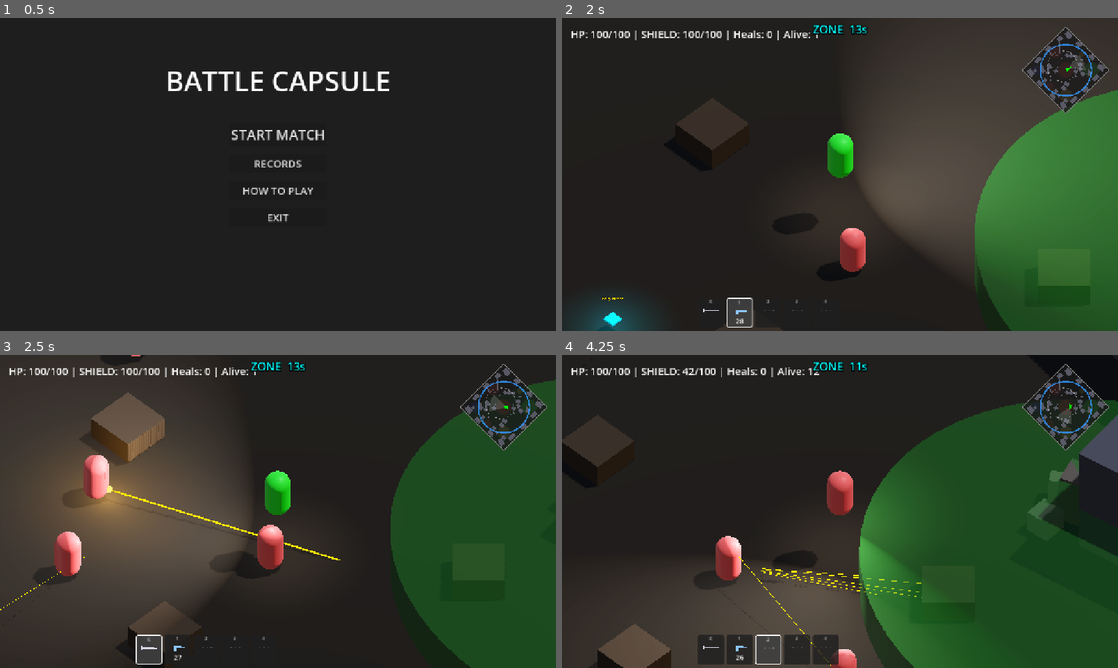
Above: before the commit, frames 1-4 (two rows, left to right).
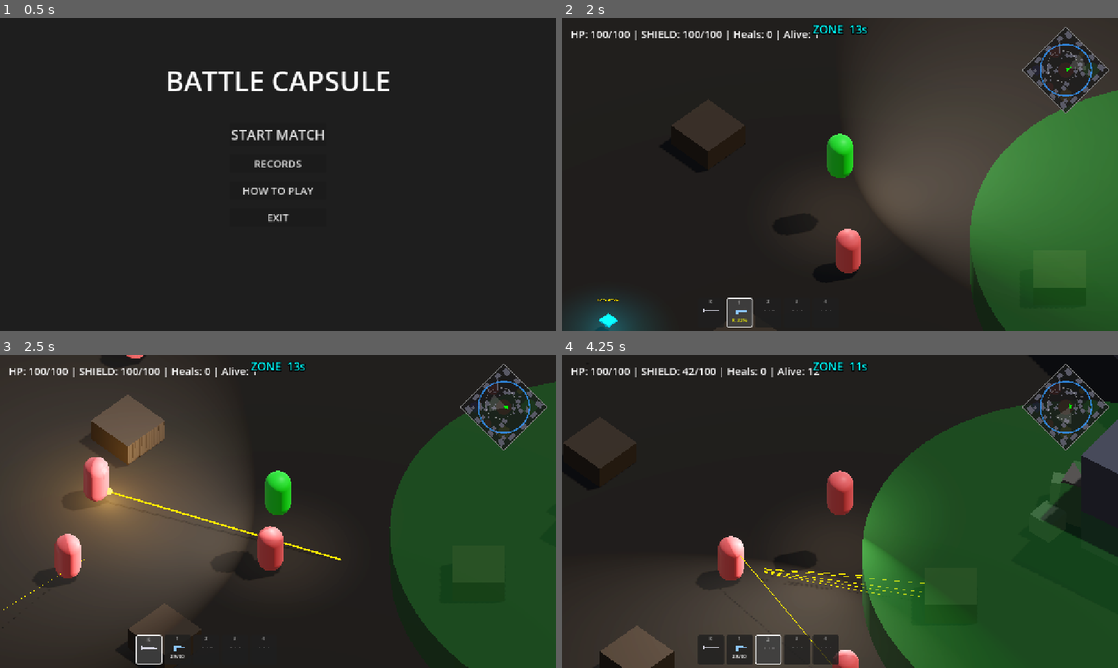
Above: after the commit, the same moments.

Repository: Kyulhee/battle-capsule
Game: Godot game, scene res://src/Main.tscn
Same seed, same stepped clock (60 frames per second), same inputs: the game is played once before the commit and once after it.
Inputs (mouse positions are in pixels of both pictures, inside the frame that each line leads up to):
- Up to frame 1 (0.5 s): no input
- Up to frame 2 (2 s): click "START MATCH" at 0.5 s; tap Enter at 1.25 s; move the mouse to (962, 158) at 1.27 s; press the mouse at (962, 158) at 1.28 s; hold D (ui_right) from 1.28 s (still down); tap Space at 1.52 s; tap R at 1.55 s
- Up to frame 3 (2.5 s): move the mouse to (166, 527) at 2.02 s; release D (ui_right) at 2.03 s; release the mouse at (166, 527) at 2.03 s; hold S (ui_down) from 2.03 s (still down); tap R at 2.1 s; click (166, 527) at 2.17 s; tap Space at 2.27 s; tap 0 at 2.3 s
- Up to frame 4 (4.25 s): move the mouse to (895, 442) at 2.77 s; release S (ui_down) at 2.78 s; hold D (ui_right) 2.78-3.53 s; tap 0 at 2.85 s; click (895, 442) at 2.92 s; tap 1 at 3.05, 3.6 s; move the mouse to (812, 574) at 3.52 s; hold W (ui_up) from 3.53 s (still down); click (812, 574) at 3.67 s; tap Space at 3.77 s; tap 2 at 3.8 s

Frame 1 is identical in both runs. In frame 2, 1.4% of the frame differs, in the area x 6-100%, y 11-100%; in frame 3, 1.2%; in frame 4, 2.0%, in the area x 1-100%, y 14-100%.

Commit message:
fix: v0.3.1 — no duplicate weapons, reload system, ammo/max HUD
- Block picking up a weapon type already in inventory (pickup stays on ground)
- R key reloads current slot; blocked while reloading; cancels on slot switch
- Per-weapon reload times: pistol 1.3s / AR 1.8s / shotgun 2.2s / railgun 3.0s
- Reload progress shown as "R 45%" in slot HUD (yellow, per-frame update)
- Ammo label now shows current/max (e.g. 30/60); yellow at ≤25%, red at 0
- Reload click sound (procedural two-pulse)

Co-Authored-By: Claude Sonnet 4.6 <noreply@anthropic.com>

Diff:
--- a/src/core/SoundManager.gd
+++ b/src/core/SoundManager.gd
@@ -61,6 +61,7 @@
 		"footstep":     return _noise_burst(0.030, 40.0, 0.14)
 		# Zone warning: double-beep alarm
 		"melee":        return _noise_burst(0.040, 15.0, 0.30)
+		"reload":       return _reload_sound()
 		"zone_warning": return _alarm_beep()
 	return null
 
@@ -146,6 +147,24 @@
 		if phase > 1.0: phase -= 1.0
 	return _build_wav(buf, rate)
 
+func _reload_sound() -> AudioStreamWAV:
+	var rate   = 44100
+	var duration = 0.28
+	var count  = int(rate * duration)
+	var buf    = PackedByteArray()
+	buf.resize(count * 2)
+	var rng = RandomNumberGenerator.new()
+	rng.seed = 99137
+	for i in range(count):
+		var t = float(i) / float(count)
+		var in_c1 = t < 0.06
+		var in_c2 = t >= 0.14 and t < 0.22
+		var env = 0.0
+		if in_c1: env = exp(-t * 90.0)
+		elif in_c2: env = exp(-(t - 0.14) * 70.0)
+		buf.encode_s16(i * 2, int(rng.randf_range(-1.0, 1.0) * 32767.0 * env * 0.45))
+	return _build_wav(buf, rate)
+
 func _build_wav(buf: PackedByteArray, rate: int) -> AudioStreamWAV:
 	var s        = AudioStreamWAV.new()
 	s.format     = AudioStreamWAV.FORMAT_16_BITS
--- a/src/entities/pickup/Pickup.gd
+++ b/src/entities/pickup/Pickup.gd
@@ -96,7 +96,8 @@
 		ItemData.Type.WEAPON:
 			if item.weapon_stats:
 				if collector.has_method("receive_weapon"):
-					collector.receive_weapon(item.weapon_stats)
+					if not collector.receive_weapon(item.weapon_stats):
+						return false  # duplicate weapon type — leave on ground
 				else:
 					# Bot fallback: direct stats copy
 					collector.stats.weapon_type   = item.weapon_stats.weapon_type
--- a/src/entities/player/Player.gd
+++ b/src/entities/player/Player.gd
@@ -33,6 +33,8 @@
 var weapon_slots: Array = [null, null, null, null, null]  # [0]=knife placeholder, [1-4]=StatsData
 var slot_ammo: Array = [0, 0, 0, 0, 0]
 var active_slot: int = 0
+var reload_timer: float = 0.0
+var reload_total_time: float = 0.0
 
 var slot_panels: Array = []
 var slot_icon_rects: Array = []
@@ -100,7 +102,7 @@
 
 		var ammo_lbl = Label.new()
 		ammo_lbl.horizontal_alignment = HORIZONTAL_ALIGNMENT_CENTER
-		ammo_lbl.add_theme_font_size_override("font_size", 15)
+		ammo_lbl.add_theme_font_size_override("font_size", 12)
 		vbox.add_child(ammo_lbl)
 		slot_ammo_labels.append(ammo_lbl)
 
@@ -126,6 +128,7 @@
 			KEY_2: switch_to_slot(2)
 			KEY_3: switch_to_slot(3)
 			KEY_4: switch_to_slot(4)
+			KEY_R: _start_reload()
 
 func reveal(duration: float = 2.0):
 	super.reveal(duration)
@@ -150,6 +153,10 @@
 func _physics_process(delta):
 	if is_dead: return
 	if fire_cooldown > 0: fire_cooldown -= delta
+	if reload_timer > 0:
+		reload_timer -= delta
+		if reload_timer <= 0:
+			_finish_reload()
 	handle_aiming(delta)
 	var effective_speed = stats.move_speed * (0.45 if is_crouching else 1.0)
 
@@ -184,7 +191,7 @@
 
 	# Fire / melee
 	if Input.is_action_pressed("click") or Input.is_mouse_button_pressed(MOUSE_BUTTON_LEFT):
-		if fire_cooldown <= 0:
+		if fire_cooldown <= 0 and reload_timer <= 0:
 			if active_slot == 0:
 				_melee_attack()
 			else:
@@ -243,6 +250,12 @@
 			zone_timer_label.text = "ZONE  %ds" % int(max(0, t))
 			zone_timer_label.modulate = Color.CYAN if t > 10.0 else Color.YELLOW
 
+	# Reload HUD progress (per-frame update)
+	if reload_timer > 0 and not slot_ammo_labels.is_empty() and active_slot > 0 and reload_total_time > 0:
+		var pct = int((1.0 - reload_timer / reload_total_time) * 100)
+		slot_ammo_labels[active_slot].text = "R %d%%" % pct
+		slot_ammo_labels[active_slot].modulate = Color.YELLOW
+
 	# Kill feed decay
 	var i = kill_feed_entries.size() - 1
 	while i >= 0:
@@ -299,6 +312,7 @@
 
 func switch_to_slot(slot: int):
 	if slot < 0 or slot > 4: return
+	reload_timer = 0.0
 	active_slot = slot
 	if slot >= 1:
 		var wdata = weapon_slots[slot]
@@ -312,6 +326,10 @@
 	_refresh_slot_hud()
 
 func receive_weapon(wstats: StatsData) -> bool:
+	# Reject duplicate weapon type
+	for i in range(1, 5):
+		if weapon_slots[i] != null and weapon_slots[i].weapon_type == wstats.weapon_type:
+			return false
 	# Fill first empty slot 1-4
 	for i in range(1, 5):
 		if weapon_slots[i] == null:
@@ -348,6 +366,32 @@
 	if active_slot >= 1:
 		stats.current_ammo = slot_ammo[active_slot]
 
+func _start_reload():
+	if active_slot == 0: return
+	var wdata = weapon_slots[active_slot]
+	if not wdata: return
+	if slot_ammo[active_slot] >= wdata.max_ammo: return
+	if reload_timer > 0: return
+	reload_total_time = _get_reload_time()
+	reload_timer = reload_total_time
+	if Sfx: Sfx.play("reload")
+
+func _finish_reload():
+	var wdata = weapon_slots[active_slot]
+	if wdata:
+		slot_ammo[active_slot] = wdata.max_ammo
+		_sync_slot_ammo()
+	_refresh_slot_hud()
+
+func _get_reload_time() -> float:
+	var wdata = weapon_slots[active_slot]
+	if not wdata: return 1.5
+	match wdata.weapon_type:
+		"shotgun": return 2.2
+		"railgun": return 3.0
+		"ar":      return 1.8
+		_:         return 1.3  # pistol
+
 func _melee_attack():
 	reveal()
 	fire_cooldown = MELEE_RATE
@@ -396,12 +440,14 @@
 				slot_icon_rects[i].texture = _make_weapon_icon(weapon_slots[i].weapon_type)
 		if i == 0:
 			slot_ammo_labels[i].text = ""
+			slot_ammo_labels[i].modulate = Color.WHITE
 		elif weapon_slots[i] == null:
 			slot_ammo_labels[i].text = ""
 		else:
 			var ammo = slot_ammo[i]
-			slot_ammo_labels[i].text = str(ammo)
-			slot_ammo_labels[i].modulate = Color.RED if ammo <= 0 else Color.WHITE
+			var max_a = weapon_slots[i].max_ammo
+			slot_ammo_labels[i].text = "%d/%d" % [ammo, max_a]
+			slot_ammo_labels[i].modulate = Color.RED if ammo <= 0 else (Color.YELLOW if ammo <= max_a / 4 else Color.WHITE)
 
 func _make_weapon_icon(wtype: String) -> ImageTexture:
 	var W := 28; var H := 14
